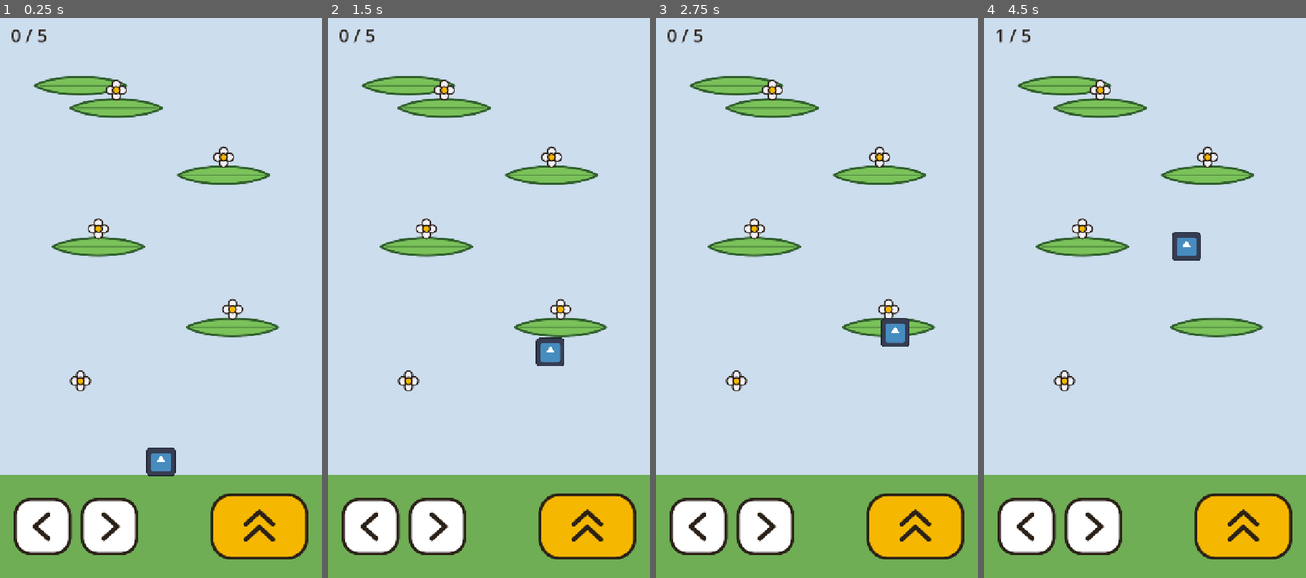
Above: before the commit, frames 1-4 (left to right).
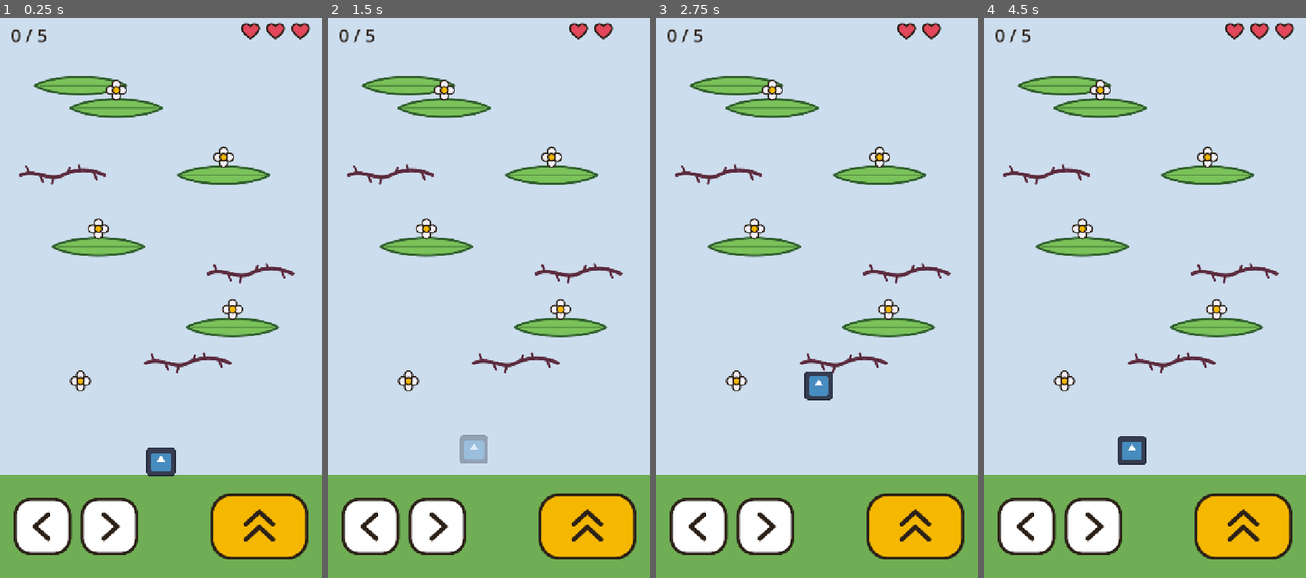
Above: after the commit, the same moments.

Repository: AmyRose20/bramble-bee
Game: Godot game, scene res://scenes/level.tscn
Two runs of this game, one before a commit and one after it. Both use one fixed random seed, a clock stepped at 60 frames per second and the inputs below. The engine's default icon, where the game draws it, is replaced by a stand-in: a white triangle on a blue panel in a dark square.
Inputs:
- Up to frame 1 (0.25 s): no input
- Up to frame 2 (1.5 s): tap Enter at 0.5 s; hold Right (move_right) 0.53-1.28 s; hold Space (fly) 0.53-1.28 s; hold Left (move_left) from 1.28 s (still down); tap Space (fly) at 1.35 s
- Up to frame 3 (2.75 s): release Left (move_left) at 2.03 s; hold Right (move_right) from 2.03 s (still down); hold Space (fly) from 2.03 s (still down)
- Up to frame 4 (4.5 s): release Space (fly) at 2.78 s; tap Space (fly) at 2.85, 4.35 s; release Right (move_right) at 3.53 s; hold Space (fly) 3.53-4.28 s; hold Left (move_left) from 3.53 s (still down)

The runs differ from the first frame. In frame 1, 1.2% of the frame differs, in the area x 5-97%, y 0-64%; in frame 2, 1.8%; in frame 3, 1.9%; in frame 4, 2.3%, in the area x 3-97%, y 0-80%.

Commit message:
Part 4 complete: brambles and lives
Bramble hazards, 3 lives shown as hearts, respawn with short safe period, game over and restart

Diff:
--- /dev/null
+++ b/art/bramble.svg
@@ -0,0 +1,11 @@
+<svg xmlns="http://www.w3.org/2000/svg" width="200" height="50" viewBox="0 0 200 50">
+  <path d="M6 25 C 40 10, 70 40, 100 25 S 160 10, 194 25" fill="none" stroke="#5B2A3C" stroke-width="8" stroke-linecap="round"/>
+  <g stroke="#5B2A3C" stroke-width="5" stroke-linecap="round">
+    <line x1="25" y1="19" x2="19" y2="6"/>
+    <line x1="50" y1="26" x2="56" y2="40"/>
+    <line x1="80" y1="30" x2="76" y2="44"/>
+    <line x1="110" y1="22" x2="116" y2="8"/>
+    <line x1="140" y1="16" x2="136" y2="4"/>
+    <line x1="170" y1="20" x2="176" y2="34"/>
+  </g>
+</svg>
--- /dev/null
+++ b/art/heart.svg
@@ -0,0 +1,3 @@
+<svg xmlns="http://www.w3.org/2000/svg" width="48" height="44" viewBox="-1 -1 28 26">
+  <path d="M13 22 C 2 14 0 9 3 5 C 6 1 11 2 13 6 C 15 2 20 1 23 5 C 26 9 24 14 13 22 Z" fill="#E2475B" stroke="#2B2118" stroke-width="2.5" stroke-linejoin="round"/>
+</svg>
--- a/scenes/bee.gd
+++ b/scenes/bee.gd
@@ -12,10 +12,27 @@
 const MAX_FALL_SPEED := 550.0
 const MAX_RISE_SPEED := 350.0
 
+# True for a short time after being hit, so the bee can't lose two lives at once
+var invincible := false
+
 
 func _ready() -> void:
-	# Label the bee so flowers (and later, hazards) know it's the bee
+	# Label the bee so flowers and hazards know it's the bee
 	add_to_group("bee")
+
+
+func start_invincibility() -> void:
+	invincible = true
+
+	# Flash the bee: fade to see-through and back, 6 times (about 1.5 seconds)
+	var tween := create_tween()
+	tween.set_loops(4)
+	tween.tween_property(self, "modulate:a", 0.3, 0.12)
+	tween.tween_property(self, "modulate:a", 1.0, 0.12)
+
+	# Wait until the flashing has finished, then the bee can be hit again
+	await tween.finished
+	invincible = false
 
 
 func _physics_process(delta: float) -> void:
--- /dev/null
+++ b/scenes/bramble.gd
@@ -0,0 +1,18 @@
+extends Area2D
+
+# A message this bramble sends out when the bee touches it
+signal bee_hit
+
+
+func _ready() -> void:
+	# Put every bramble in a "hazards" group so the level can find them
+	# (the wasp in Part 5 will join this group too)
+	add_to_group("hazards")
+	# When something enters this bramble's area, run _on_body_entered
+	body_entered.connect(_on_body_entered)
+
+
+func _on_body_entered(body: Node2D) -> void:
+	# Only the bee gets hurt
+	if body.is_in_group("bee"):
+		bee_hit.emit()   # tell the level
--- /dev/null
+++ b/scenes/bramble.tscn
@@ -0,0 +1,16 @@
+[gd_scene format=3 uid="uid://ccjolkeh6u6pm"]
+
+[ext_resource type="Texture2D" uid="uid://cmwtiuwx6ktsa" path="res://art/bramble.svg" id="1_5dlu3"]
+[ext_resource type="Script" uid="uid://bm6g6xdlnftkb" path="res://scenes/bramble.gd" id="1_em4q4"]
+
+[sub_resource type="RectangleShape2D" id="RectangleShape2D_g4v7s"]
+size = Vector2(180, 24)
+
+[node name="Bramble" type="Area2D" unique_id=793512685]
+script = ExtResource("1_em4q4")
+
+[node name="Sprite2D" type="Sprite2D" parent="." unique_id=1377621478]
+texture = ExtResource("1_5dlu3")
+
+[node name="CollisionShape2D" type="CollisionShape2D" parent="." unique_id=1880096269]
+shape = SubResource("RectangleShape2D_g4v7s")
--- a/scenes/level.gd
+++ b/scenes/level.gd
@@ -1,25 +1,49 @@
 extends Node2D
+
+# How many lives the bee starts each level with
+const STARTING_LIVES := 3
 
 # How many flowers the bee has collected so far
 var collected_count := 0
 # How many flowers are in this level (counted when the level starts)
 var total_flowers := 0
+# How many lives the bee has left
+var lives := STARTING_LIVES
+# Where the bee starts, so we can send it back there when it's hit
+var bee_start_position := Vector2.ZERO
+# True once all lives are lost
+var is_game_over := false
 
-# Shortcuts to the text on screen
+# Shortcuts to nodes in the level
+@onready var bee: CharacterBody2D = $Bee
 @onready var flower_counter: Label = $HUD/FlowerCounter
 @onready var level_complete_label: Label = $HUD/LevelComplete
+@onready var lives_display: HBoxContainer = $HUD/Lives
+@onready var game_over_label: Label = $HUD/GameOver
 
 
 func _ready() -> void:
-	# Find every flower in the level
+	# Find every flower in the level and listen for "collected"
 	var flowers := get_tree().get_nodes_in_group("flowers")
 	total_flowers = flowers.size()
-
-	# Listen for each flower's "collected" message
 	for flower in flowers:
 		flower.collected.connect(_on_flower_collected)
 
+	# Find every hazard (brambles, later the wasp) and listen for "bee_hit"
+	for hazard in get_tree().get_nodes_in_group("hazards"):
+		hazard.bee_hit.connect(_on_bee_hit)
+
+	# Remember where the bee starts
+	bee_start_position = bee.position
+
 	update_counter()
+	update_lives()
+
+
+func _process(_delta: float) -> void:
+	# After game over, pressing Fly restarts the level
+	if is_game_over and Input.is_action_just_pressed("fly"):
+		get_tree().reload_current_scene()
 
 
 func _on_flower_collected() -> void:
@@ -31,5 +55,41 @@
 		level_complete_label.visible = true
 
 
+func _on_bee_hit() -> void:
+	# Ignore hits during the safe period, or once the game is over
+	if bee.invincible or is_game_over:
+		return
+
+	lives -= 1
+	update_lives()
+
+	if lives <= 0:
+		game_over()
+	else:
+		respawn_bee()
+		bee.start_invincibility()
+
+
+func respawn_bee() -> void:
+	# Put the bee back at the start, standing still
+	bee.position = bee_start_position
+	bee.velocity = Vector2.ZERO
+
+
+func game_over() -> void:
+	is_game_over = true
+	game_over_label.visible = true
+	game_over_label.text = "Game over\nPress Fly to try again"
+	# Freeze the bee where it is
+	bee.set_physics_process(false)
+
+
 func update_counter() -> void:
 	flower_counter.text = "%d / %d" % [collected_count, total_flowers]
+
+
+func update_lives() -> void:
+	# Show one heart per life left: heart 0 shows if lives > 0, heart 1 if lives > 1, and so on
+	var hearts := lives_display.get_children()
+	for i in hearts.size():
+		hearts[i].visible = i < lives
--- a/scenes/level.tscn
+++ b/scenes/level.tscn
@@ -8,6 +8,8 @@
 [ext_resource type="Texture2D" uid="uid://utixt4u1tofj" path="res://art/btn_left.svg" id="3_ppgk2"]
 [ext_resource type="Texture2D" uid="uid://dq6rkj3l24aar" path="res://art/btn_right.svg" id="4_2r41h"]
 [ext_resource type="Texture2D" uid="uid://ccui8emkea5kd" path="res://art/btn_fly.svg" id="5_klq6b"]
+[ext_resource type="PackedScene" uid="uid://ccjolkeh6u6pm" path="res://scenes/bramble.tscn" id="9_8c41q"]
+[ext_resource type="Texture2D" uid="uid://dwtyut2iwmupf" path="res://art/heart.svg" id="10_olg7q"]
 
 [sub_resource type="WorldBoundaryShape2D" id="WorldBoundaryShape2D_g4v7s"]
 
@@ -118,3 +120,41 @@
 theme_override_font_sizes/font_size = 56
 text = "Level Complete!"
 horizontal_alignment = 1
+
+[node name="Bramble" parent="HUD" unique_id=793512685 instance=ExtResource("9_8c41q")]
+position = Vector2(420, 800)
+
+[node name="Bramble2" parent="HUD" unique_id=521186132 instance=ExtResource("9_8c41q")]
+position = Vector2(560, 600)
+
+[node name="Bramble3" parent="HUD" unique_id=676764520 instance=ExtResource("9_8c41q")]
+position = Vector2(140, 380)
+
+[node name="Lives" type="HBoxContainer" parent="HUD" unique_id=1386032797]
+offset_left = 536.0
+offset_top = 36.0
+offset_right = 576.0
+offset_bottom = 76.0
+theme_override_constants/separation = 8
+
+[node name="Heart1" type="TextureRect" parent="HUD/Lives" unique_id=677292175]
+layout_mode = 2
+texture = ExtResource("10_olg7q")
+
+[node name="Heart2" type="TextureRect" parent="HUD/Lives" unique_id=1969400547]
+layout_mode = 2
+texture = ExtResource("10_olg7q")
+
+[node name="Heart3" type="TextureRect" parent="HUD/Lives" unique_id=1756062204]
+layout_mode = 2
+texture = ExtResource("10_olg7q")
+
+[node name="GameOver" type="Label" parent="HUD" unique_id=2014325554]
+visible = false
+offset_top = 520.0
+offset_right = 720.0
+offset_bottom = 680.0
+theme_override_colors/font_color = Color(0.16862746, 0.12941177, 0.09411765, 1)
+theme_override_font_sizes/font_size = 48
+text = "Game over"
+horizontal_alignment = 1
Not shown, added: art/bramble.svg.import
Not shown, added: art/heart.svg.import
Not shown, added: scenes/bramble.gd.uid
